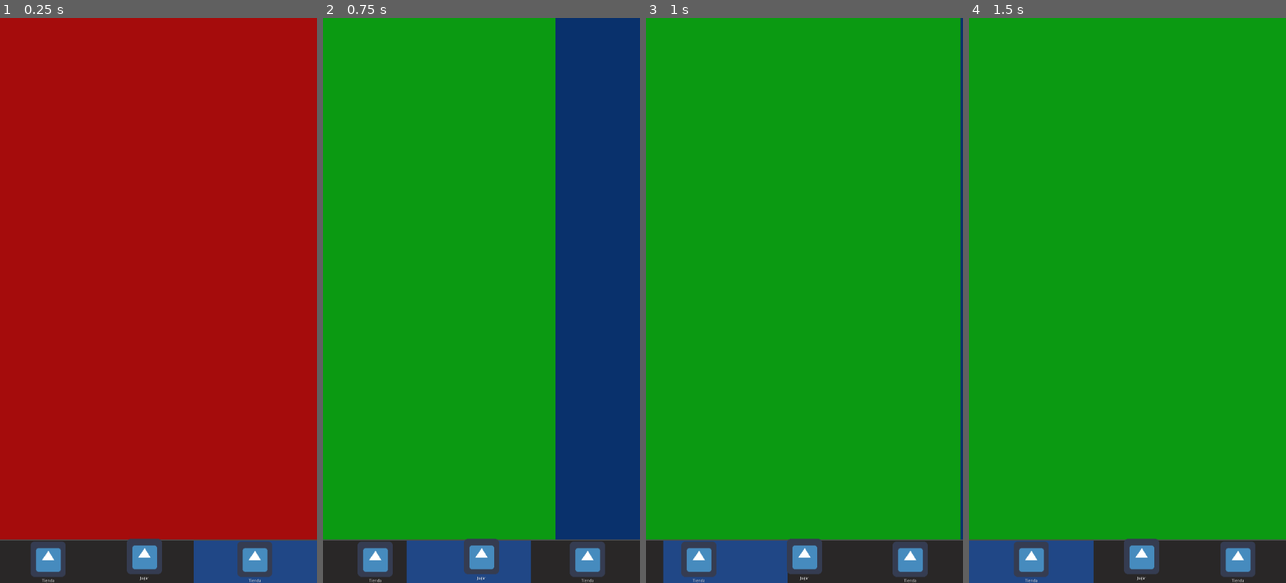
Above: before the commit, frames 1-4 (left to right).
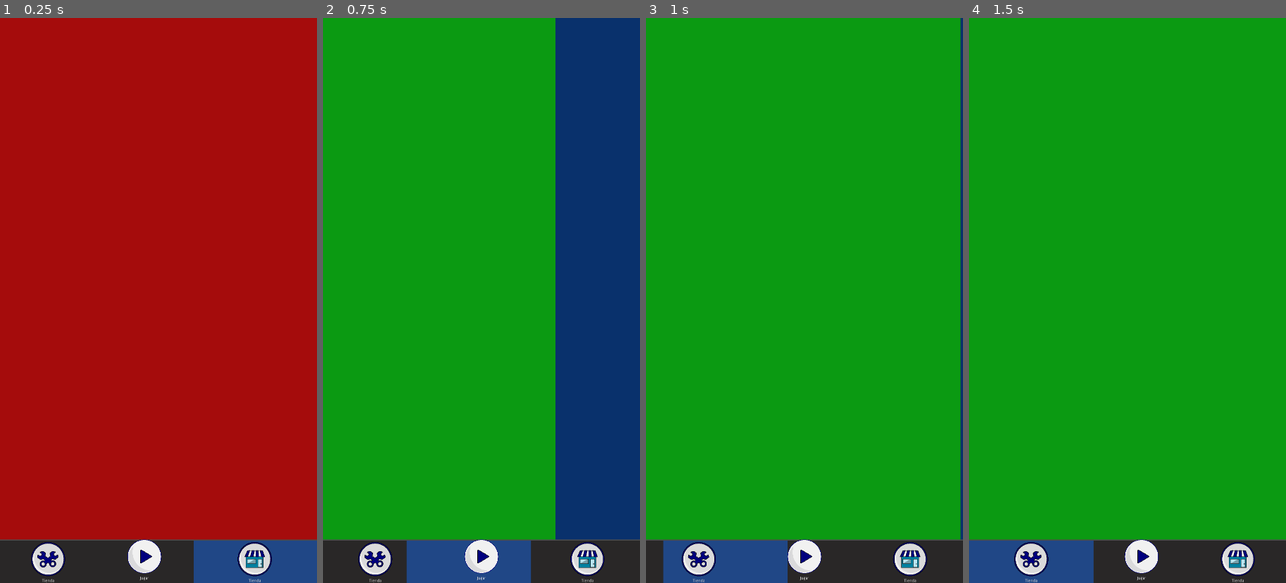
Above: after the commit, the same moments.

Repository: kevinMG01/Olympic
Game: Godot game, scene res://Mundo_general/Menu/Control.tscn
Same seed, same stepped clock (60 frames per second), same inputs: the game is played once before the commit and once after it. The engine's default icon, where the game draws it, is replaced by a stand-in: a white triangle on a blue panel in a dark square.
Inputs (mouse positions are in pixels of both pictures, inside the frame that each line leads up to):
- Up to frame 1 (0.25 s): no input
- Up to frame 2 (0.75 s): click (370, 560) at 0.52 s
- Up to frame 3 (1 s): no input
- Up to frame 4 (1.5 s): click (1032, 560) at 1.27 s

The runs differ from the first frame. In frame 1, 2.0% of the frame differs, in the area x 9-86%, y 92-99%; in frame 2, 2.0%; in frame 3, 2.0%, in the area x 11-89%, y 92-99%; in frame 4, 2.0%.

Commit message:
sa
sa

Diff:
--- a/Mundo_general/Menu/Control.tscn
+++ b/Mundo_general/Menu/Control.tscn
@@ -1,7 +1,10 @@
-[gd_scene load_steps=26 format=2]
+[gd_scene load_steps=29 format=2]
 
 [ext_resource path="res://icon.png" type="Texture" id=1]
 [ext_resource path="res://Mundo_general/Menu/Control.gd" type="Script" id=2]
+[ext_resource path="res://Sprite/Menu_inferior/Boton shop.png" type="Texture" id=3]
+[ext_resource path="res://Sprite/Menu_inferior/Boton play.png" type="Texture" id=4]
+[ext_resource path="res://Sprite/Menu_inferior/Boton settings.png" type="Texture" id=5]
 
 [sub_resource type="StyleBoxEmpty" id=4]
 
@@ -584,14 +587,14 @@
 margin_top = -60.0
 margin_right = 60.0
 margin_bottom = 60.0
-texture = ExtResource( 1 )
+texture = ExtResource( 5 )
 expand = true
 stretch_mode = 6
 
 [node name="Label" type="Label" parent="VBoxContainer/PanelContainer/HBoxContainer/PanelContainer/VBoxContainer"]
 margin_top = 130.0
 margin_right = 327.0
-margin_bottom = 144.0
+margin_bottom = 150.0
 size_flags_horizontal = 3
 text = "Tienda"
 align = 1
@@ -638,7 +641,7 @@
 margin_top = -60.0
 margin_right = 60.0
 margin_bottom = 60.0
-texture = ExtResource( 1 )
+texture = ExtResource( 4 )
 expand = true
 stretch_mode = 6
 
@@ -692,7 +695,7 @@
 margin_top = -60.0
 margin_right = 60.0
 margin_bottom = 60.0
-texture = ExtResource( 1 )
+texture = ExtResource( 3 )
 expand = true
 stretch_mode = 6
 
Binary file added: Sprite/Menu_inferior/Boton off.png
Not shown, added: Sprite/Menu_inferior/Boton off.png.import
Binary file added: Sprite/Menu_inferior/Boton play.png
Not shown, added: Sprite/Menu_inferior/Boton play.png.import
Binary file added: Sprite/Menu_inferior/Boton settings.png
Not shown, added: Sprite/Menu_inferior/Boton settings.png.import
Binary file added: Sprite/Menu_inferior/Boton shop.png
Not shown, added: Sprite/Menu_inferior/Boton shop.png.import
